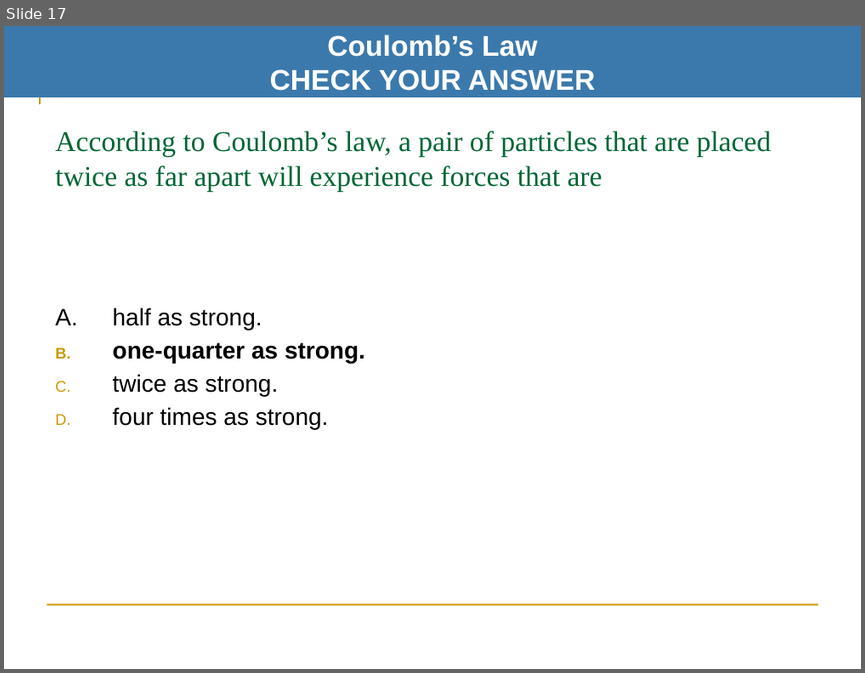
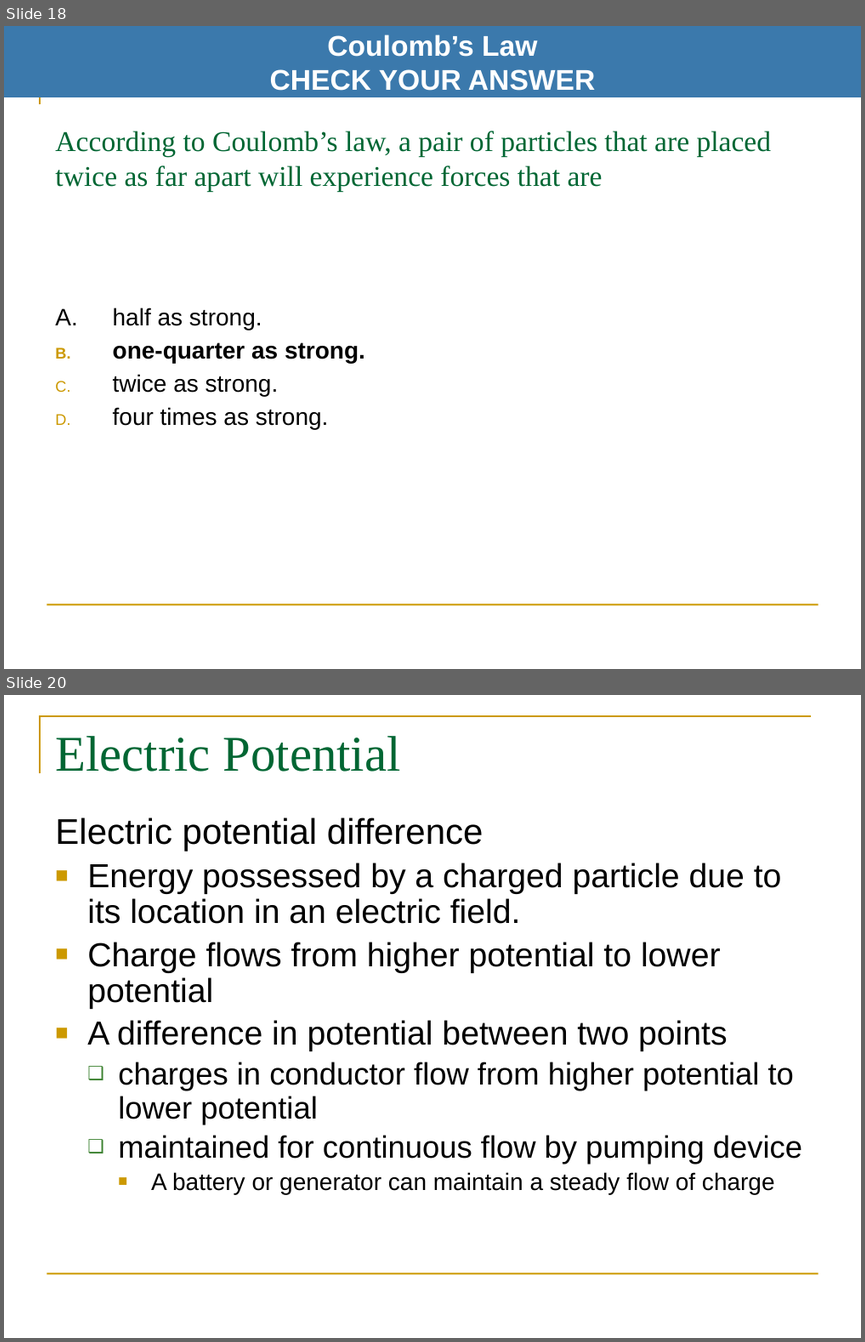
Before and after one commit to pcomitz/physics, a slide deck: mod4_wk6/phy_wk6_mod4_part1.pptx. Shown one above the other, each under a label of ours: slide 17 before the commit, slides 18 and 20 after it; the slides between them are not shown. The pictures are 865x673 and 865x1342 pixels, drawn with LibreOffice and Linux fonts; fonts in the diff are those of the drawing. Boxes give left, top, right and bottom in pixels: in the first picture for what was removed or moved away, otherwise in the second. Text is boxed around its words. In the diff, an @@ line names an element or a change of style, - is before the commit and + after.

```diff
--- a/mod4_wk6/phy_wk6_mod4_part1.pptx
+++ b/mod4_wk6/phy_wk6_mod4_part1.pptx
@@ slide 20 added at [4,695,861,1338], background #FFFFFF; not listed: 2 template elements that a slide beside it also shows @@
@@ title added at [55,736,401,771], 42 pt, text #006633 @@
+Electric Potential
@@ text added at [55,817,802,1194], 28 pt, text #000000 @@
+Electric potential difference
+■ Energy possessed by a charged particle due to its location in an electric field.
+■ Charge flows from higher potential to lower potential
+■ A difference in potential between two points
+  ❑ charges in conductor flow from higher potential to lower potential
+  ❑ maintained for continuous flow by pumping device
+    ■ A battery or generator can maintain a steady flow of charge
@@ what was slide 17 is now slide 18 @@
```
Also in this commit, not shown: 11 slides changed, 5 other slides added, 3 slides removed.
